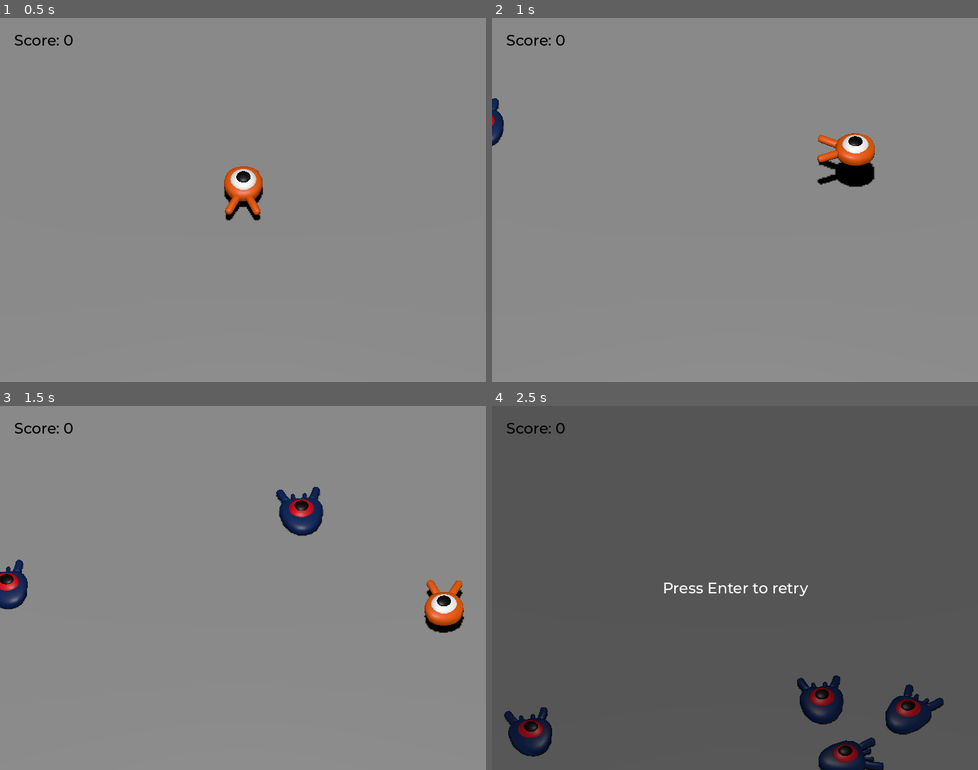
Above: before the commit, frames 1-4 (two rows, left to right).
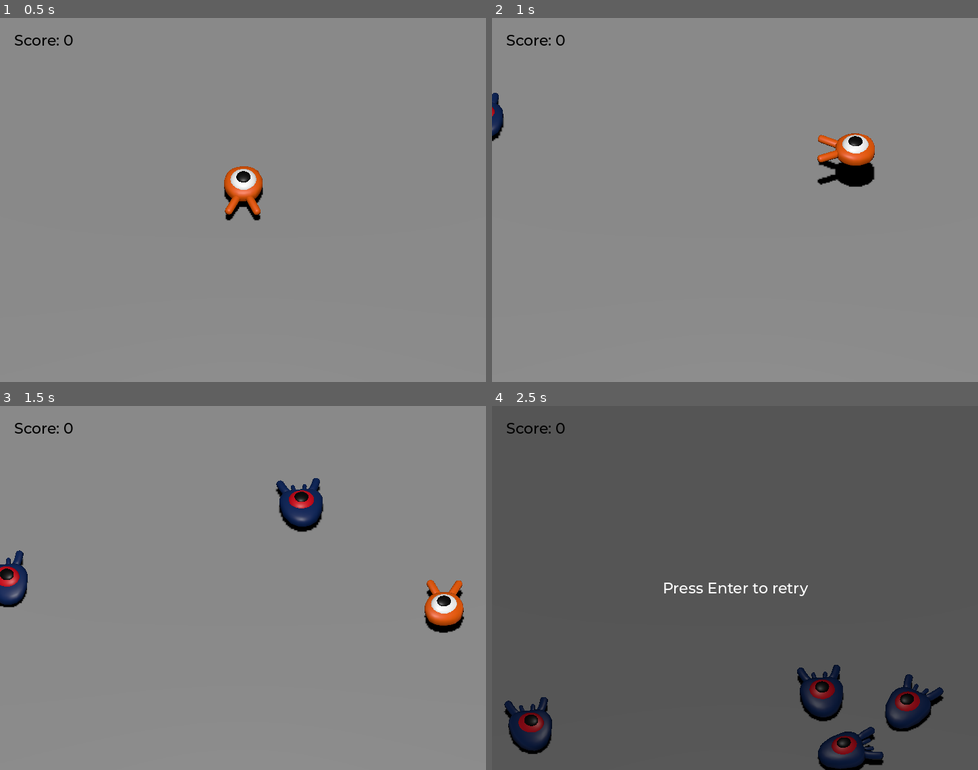
Above: after the commit, the same moments.

Repository: MAXIIIMVS/godot_3d_squash_the_creeps
Game: Godot game, scene res://scenes/main.tscn
Two runs of this game, one before a commit and one after it. Both use one fixed random seed, a clock stepped at 60 frames per second and the inputs below.
Inputs:
- Up to frame 1 (0.5 s): no input
- Up to frame 2 (1 s): tap Enter (ui_accept) at 0.5 s; hold Right (move_right) from 0.53 s (still down); tap Space (jump) at 0.77 s
- Up to frame 3 (1.5 s): release Right (move_right) at 1.28 s; hold Down (move_back) from 1.28 s (still down)
- Up to frame 4 (2.5 s): tap Space (jump) at 1.52 s; release Down (move_back) at 2.03 s; hold Right (move_right) from 2.03 s (still down)

Frame 1 is identical in both runs. In frame 2, 0.2% of the frame differs, in the area x 0-3%, y 20-36%; in frame 3, 1.4%; in frame 4, 3.4%, in the area x 2-93%, y 71-100%.

Commit message:
Animate mobs.

Diff:
--- a/scenes/mob.tscn
+++ b/scenes/mob.tscn
@@ -1,10 +1,44 @@
-[gd_scene load_steps=4 format=3 uid="uid://b0ne1gv26i5kg"]
+[gd_scene load_steps=6 format=3 uid="uid://b0ne1gv26i5kg"]
 
 [ext_resource type="PackedScene" uid="uid://bicorb7we351t" path="res://art/mob.glb" id="1_4are2"]
 [ext_resource type="Script" uid="uid://skbscnaavnxd" path="res://scripts/mob.gd" id="1_bsing"]
 
 [sub_resource type="BoxShape3D" id="BoxShape3D_4are2"]
 size = Vector3(1.69824, 0.879761, 1.85452)
+
+[sub_resource type="Animation" id="Animation_bsing"]
+resource_name = "float"
+length = 1.2
+loop_mode = 1
+tracks/0/type = "value"
+tracks/0/imported = false
+tracks/0/enabled = true
+tracks/0/path = NodePath("Pivot/Character:position")
+tracks/0/interp = 1
+tracks/0/loop_wrap = true
+tracks/0/keys = {
+"times": PackedFloat32Array(0.3, 0.733333, 1.2),
+"transitions": PackedFloat32Array(0.353553, 1.93187, 1),
+"update": 0,
+"values": [Vector3(0, 0, 0), Vector3(0, 0.65, 0), Vector3(0, 0.35, 0)]
+}
+tracks/1/type = "value"
+tracks/1/imported = false
+tracks/1/enabled = true
+tracks/1/path = NodePath("Pivot/Character:rotation")
+tracks/1/interp = 1
+tracks/1/loop_wrap = true
+tracks/1/keys = {
+"times": PackedFloat32Array(0.1, 0.5, 1.2),
+"transitions": PackedFloat32Array(0.353553, 0.435275, 1),
+"update": 0,
+"values": [Vector3(0, 0, 0), Vector3(0.139626, 0, 0), Vector3(-0.15708, 0, 0)]
+}
+
+[sub_resource type="AnimationLibrary" id="AnimationLibrary_d4cuo"]
+_data = {
+&"float": SubResource("Animation_bsing")
+}
 
 [node name="Mob" type="CharacterBody3D" groups=["mob"]]
 collision_layer = 2
@@ -14,6 +48,7 @@
 [node name="Pivot" type="Node3D" parent="."]
 
 [node name="Character" parent="Pivot" instance=ExtResource("1_4are2")]
+transform = Transform3D(1, 0, 0, 0, 0.987688, 0.156434, 0, -0.156434, 0.987688, 0, 0.35, 0)
 
 [node name="CollisionShape3D" type="CollisionShape3D" parent="."]
 transform = Transform3D(1, 0, 0, 0, 1, 0, 0, 0, 1, 0, 0.352284, -0.0223541)
@@ -23,4 +58,10 @@
 transform = Transform3D(1, 0, 0, 0, 1, 0, 0, 0, 1, 0.0348773, 0.303953, 0.268291)
 aabb = AABB(-1.20085, -0.653499, -1.67701, 2.40171, 1.307, 3.35402)
 
+[node name="AnimationPlayer" type="AnimationPlayer" parent="."]
+libraries = {
+&"": SubResource("AnimationLibrary_d4cuo")
+}
+autoplay = "float"
+
 [connection signal="screen_exited" from="VisibleOnScreenNotifier3D" to="." method="_on_visible_on_screen_notifier_3d_screen_exited"]
--- a/scripts/mob.gd
+++ b/scripts/mob.gd
@@ -21,6 +21,8 @@
 	velocity = Vector3.FORWARD * random_speed
 	velocity = velocity.rotated(Vector3.UP, rotation.y)
 
+	$AnimationPlayer.speed_scale = float(random_speed) / min_speed
+
 
 func _physics_process(_delta: float) -> void:
 	move_and_slide()
